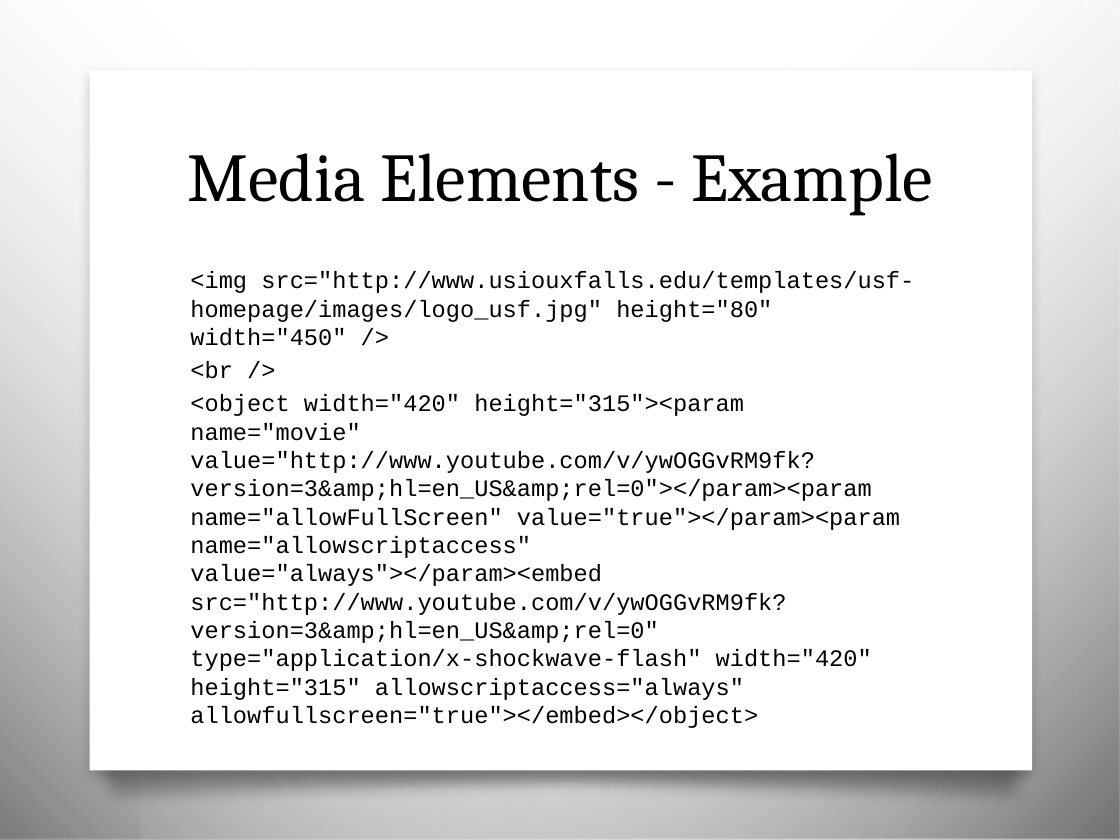
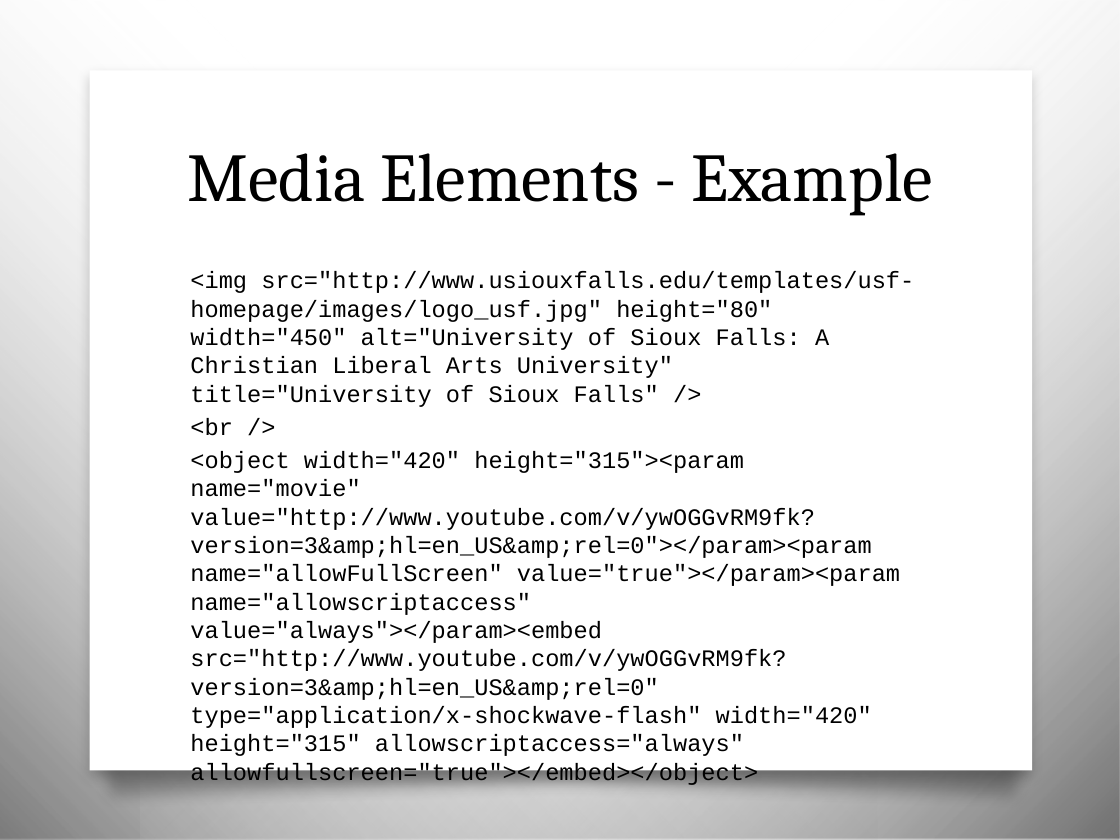
Before and after one commit to awayken/USF-ART329, a slide deck: slide 28 of slides/classtwo/slides.pptx. Drawn at 1120x840 pixels with LibreOffice and Linux fonts; fonts in the diff are those of the drawing; background and template pictures are left out. Boxes give left, top, right and bottom in pixels: in the first picture for what was removed or moved away, otherwise in the second. Text is boxed around its words. In the diff, an @@ line names an element or a change of style, - is before the commit and + after.

Commit message:
Minor tweak to HTML example for media tags.

```diff
--- a/slides/classtwo/slides.pptx
+++ b/slides/classtwo/slides.pptx
@@ text at box(190, 271, 914, 407): text changed @@
-<img src="http://www.usiouxfalls.edu/templates/usf-homepage/images/logo_usf.jpg" height="80" width="450" />
+<img src="http://www.usiouxfalls.edu/templates/usf-homepage/images/logo_usf.jpg" height="80" width="450" alt="University of Sioux Falls: A Christian Liberal Arts University" title="University of Sioux Falls" />
```
Also in this commit, not shown: 4 other slides changed.
